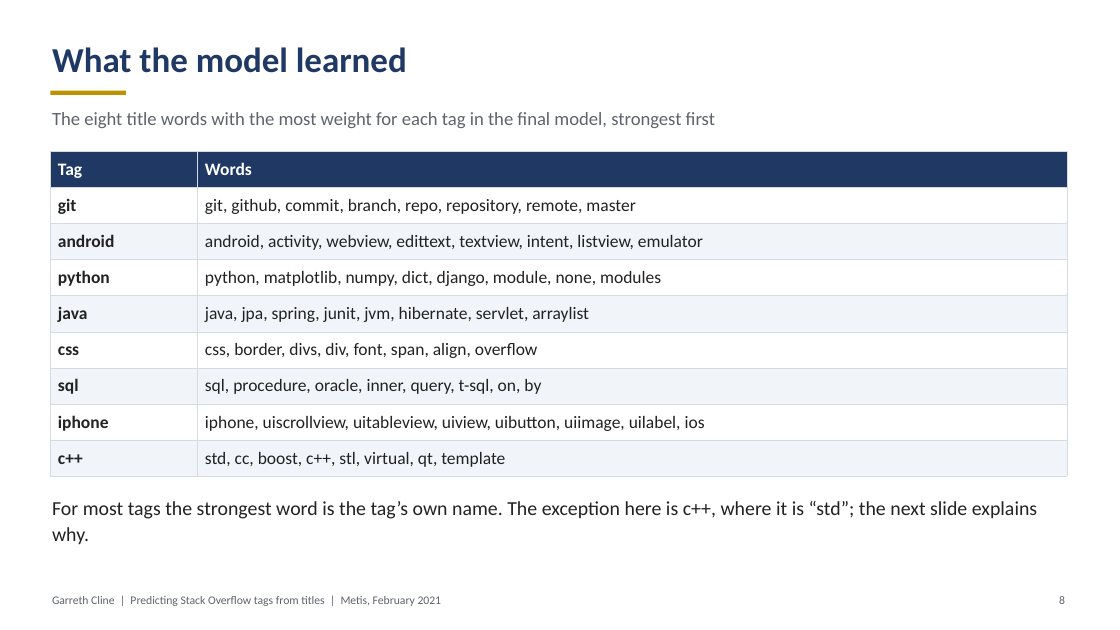
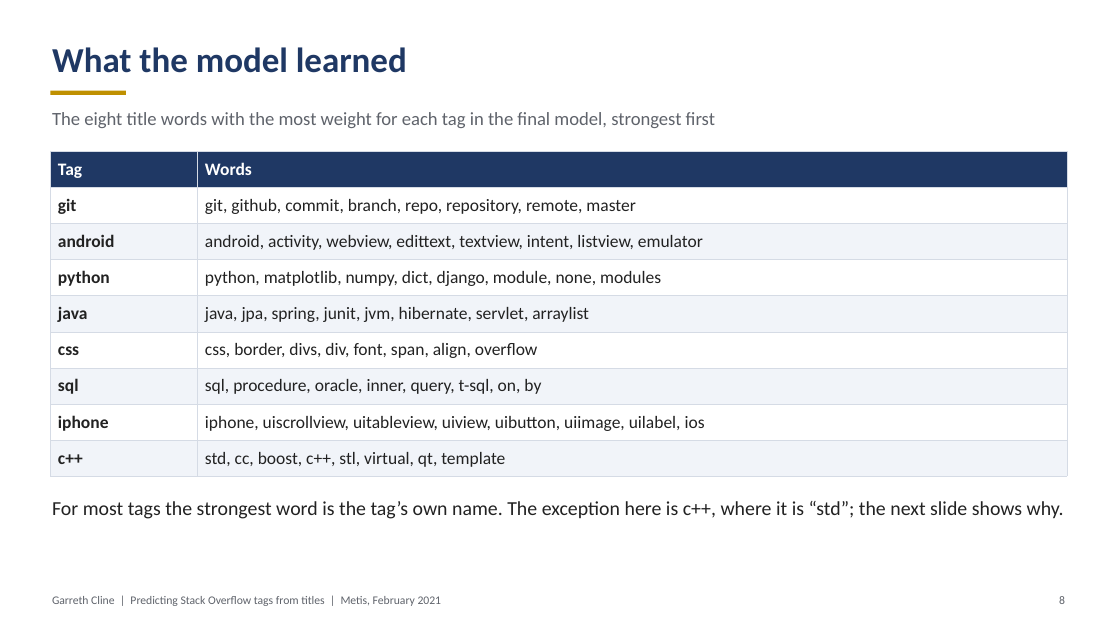
Before and after one commit to garrethcline/Predicting-Tags-from-StackOverflow-Using-Title-Data-, a slide deck: slide 8 of Project 3 Presentation.pptx. Drawn at 1120x630 pixels with LibreOffice and Linux fonts; fonts in the diff are those of the drawing. Boxes give left, top, right and bottom in pixels: in the first picture for what was removed or moved away, otherwise in the second. Text is boxed around its words. In the diff, an @@ line names an element or a change of style, - is before the commit and + after.

```diff
--- a/Project 3 Presentation.pptx
+++ b/Project 3 Presentation.pptx
@@ text at [52, 501, 1064, 519]: text changed @@
-For most tags the strongest word is the tag’s own name. The exception here is c++, where it is “std”; the next slide explains why.
+For most tags the strongest word is the tag’s own name. The exception here is c++, where it is “std”; the next slide shows why.
```
Also in this commit, not shown: 6 other slides changed, 2 other files.
